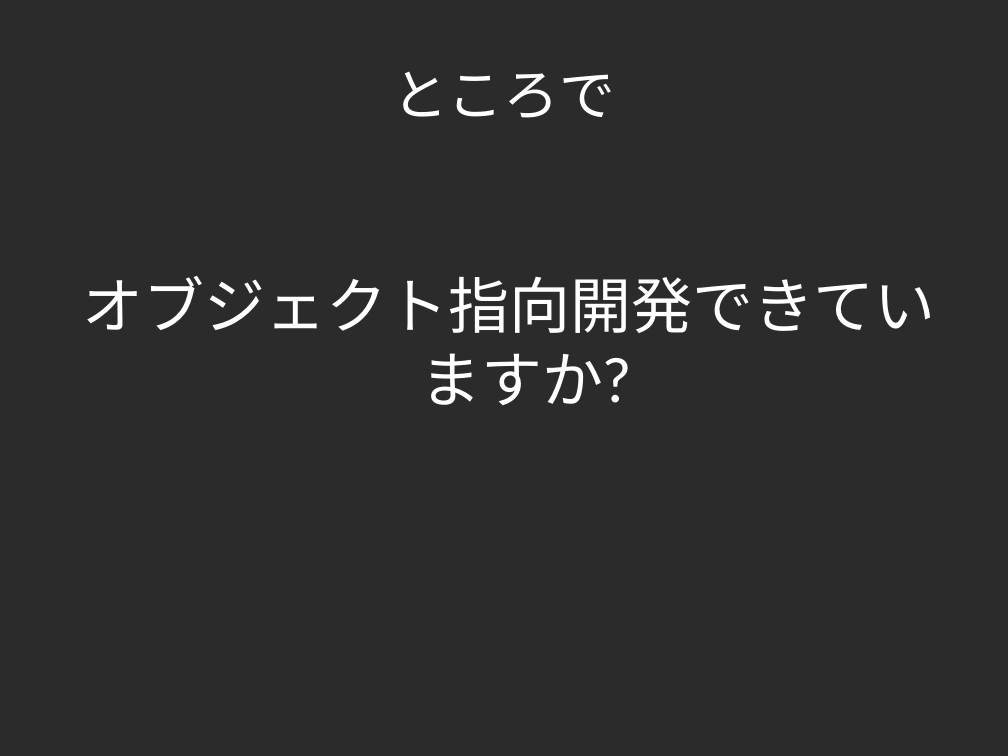
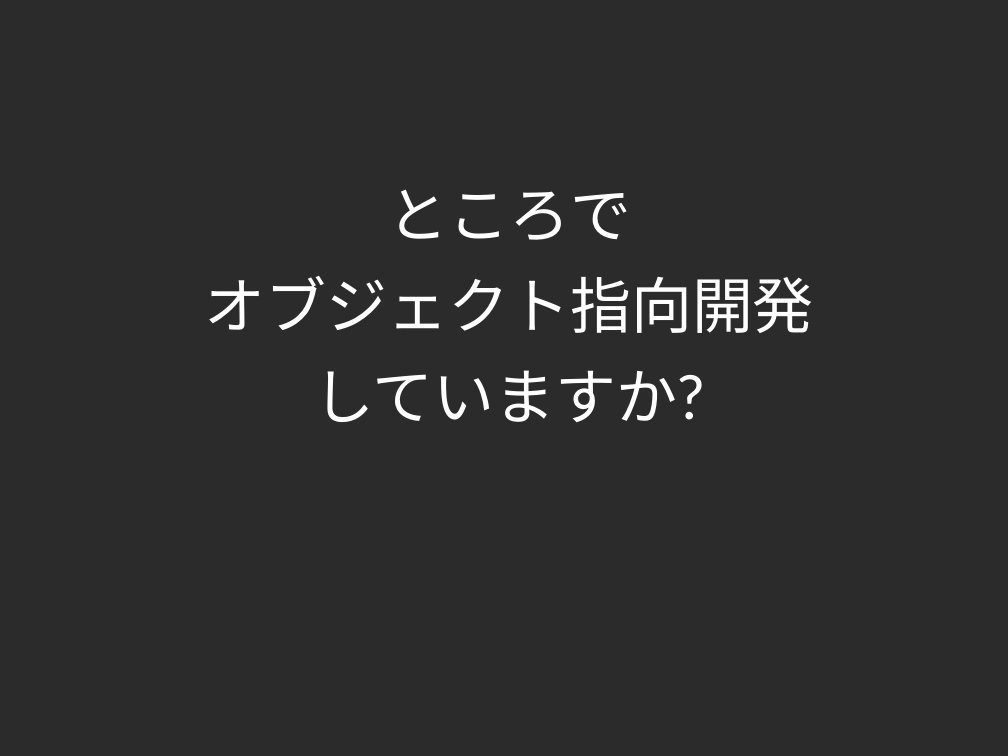
Before and after one commit to yojik/yojik-lib, a slide deck: slide 2 of 2009devsumi/oo_exercise/doc/devsum.odp (slide 3 before the commit). Drawn at 1008x756 pixels with LibreOffice and Linux fonts; fonts in the diff are those of the drawing; background and template pictures are left out; a plain dark background stands for a picture behind light text. Boxes give left, top, right and bottom in pixels: in the first picture for what was removed or moved away, otherwise in the second. Text is boxed around its words. In the diff, an @@ line names an element or a change of style, - is before the commit and + after.

```diff
--- a/2009devsumi/oo_exercise/doc/devsum.odp
+++ b/2009devsumi/oo_exercise/doc/devsum.odp
@@ title removed at (392,72,615,118) @@
-ところで
@@ text at (205,189,814,422): text changed @@
-オブジェクト指向開発できていますか?
+ところで
+オブジェクト指向開発
+していますか?
```
Also in this commit, not shown: 23 other slides changed, 8 slides added, 1 slide removed.
